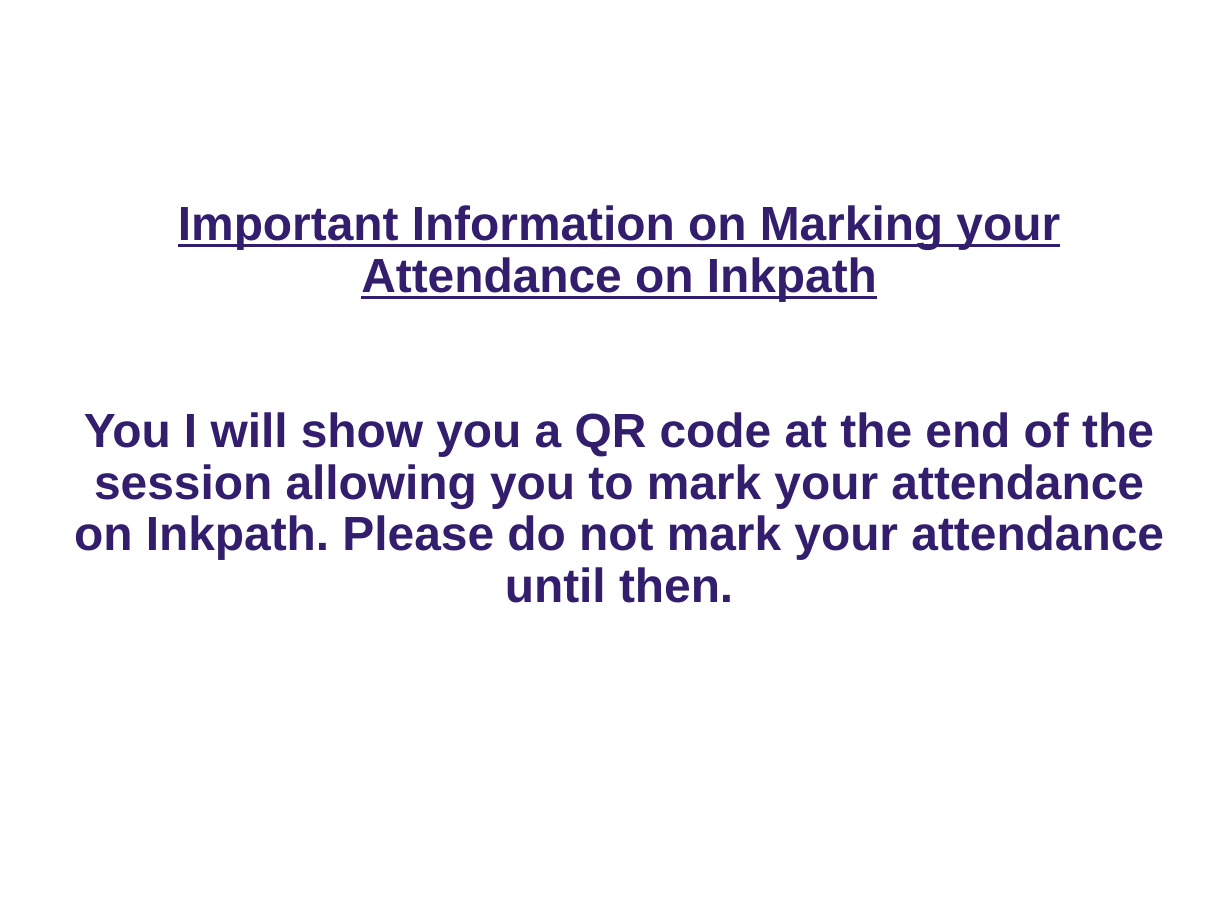
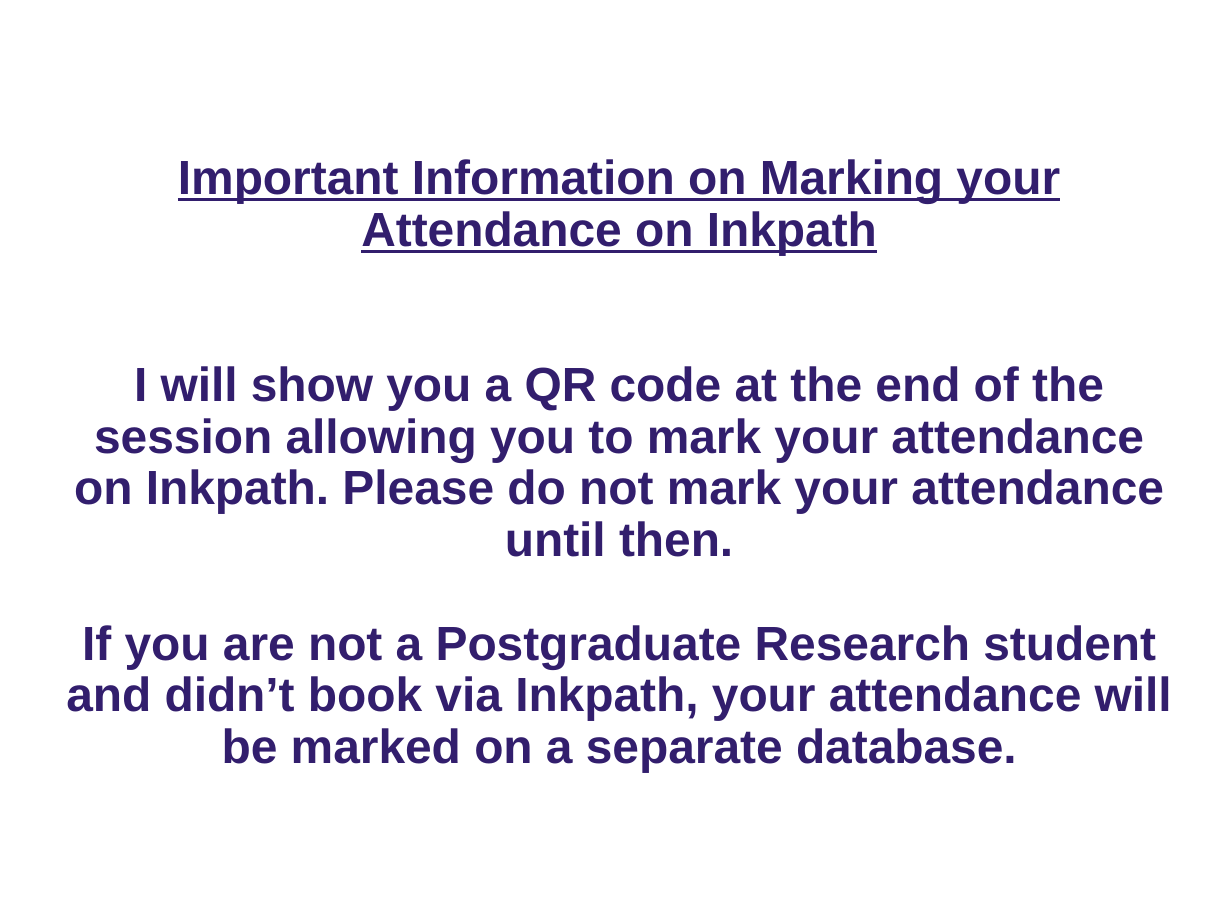
Before and after one commit to ImperialCollegeLondon/RCDS-object-oriented-python, a slide deck: slide 2 of Object-Oriented Python Slides.pptx. Drawn at 1232x924 pixels with LibreOffice and Linux fonts; fonts in the diff are those of the drawing; background and template pictures are left out. Boxes give left, top, right and bottom in pixels: in the first picture for what was removed or moved away, otherwise in the second. Text is boxed around its words. In the diff, an @@ line names an element or a change of style, - is before the commit and + after.

Commit message:
Updated Inkpath Instructions

```diff
--- a/Object-Oriented Python Slides.pptx
+++ b/Object-Oriented Python Slides.pptx
@@ title at (66, 159, 1172, 772): text changed @@
-Important Information on Marking your Attendance on Inkpath
-You I will show you a QR code at the end of the session allowing you to mark your attendance on Inkpath. Please do not mark your attendance until then.
+Important Information on Marking your Attendance on Inkpath
+I will show you a QR code at the end of the session allowing you to mark your attendance on Inkpath. Please do not mark your attendance until then.
+If you are not a Postgraduate Research student and didn’t book via Inkpath, your attendance will be marked on a separate database.
```
